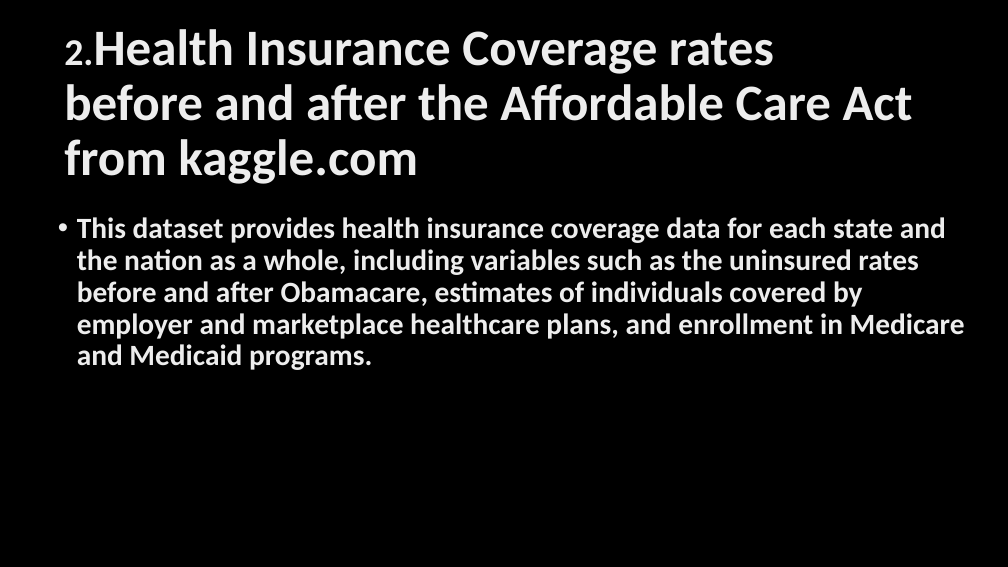
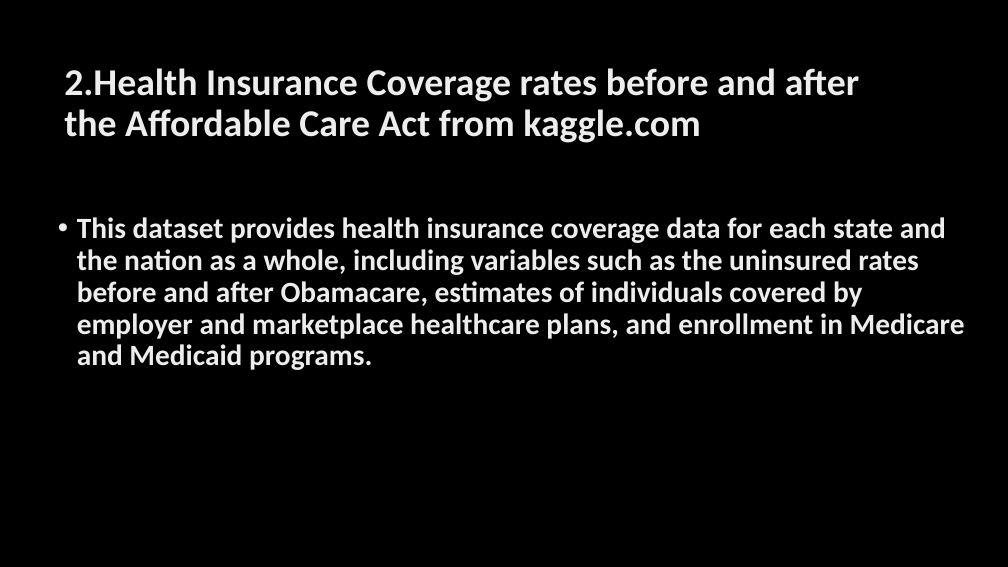
Before and after one commit to GWDataProject/Project-1, a slide deck: slide 4 of 11-14-17 Final Project_1_presentation.pptx. Drawn at 1008x567 pixels with LibreOffice and Linux fonts; fonts in the diff are those of the drawing; background and template pictures are left out. Boxes give left, top, right and bottom in pixels: in the first picture for what was removed or moved away, otherwise in the second. Text is boxed around its words. In the diff, an @@ line names an element or a change of style, - is before the commit and + after.

```diff
--- a/11-14-17 Final Project_1_presentation.pptx
+++ b/11-14-17 Final Project_1_presentation.pptx
@@ title "2.Health Insurance Coverage rates before ..." at (64,68,859,143): size 48.6 to 36 pt @@
```
Also in this commit, not shown: 6 other slides changed.
